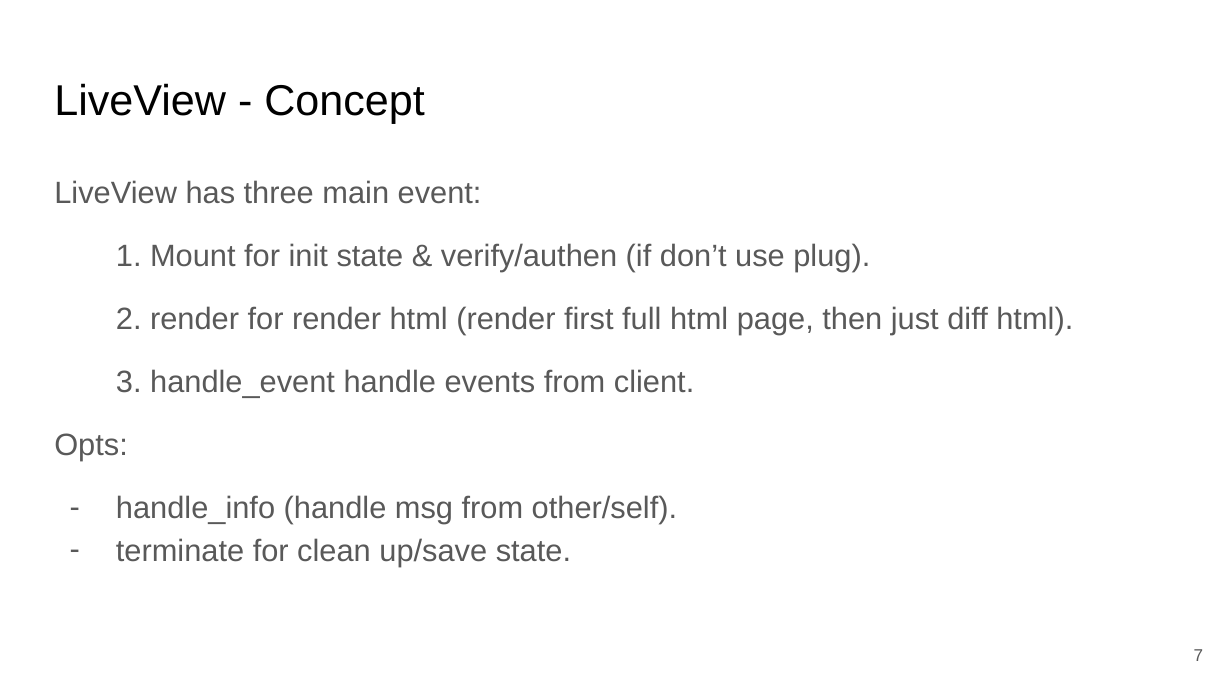
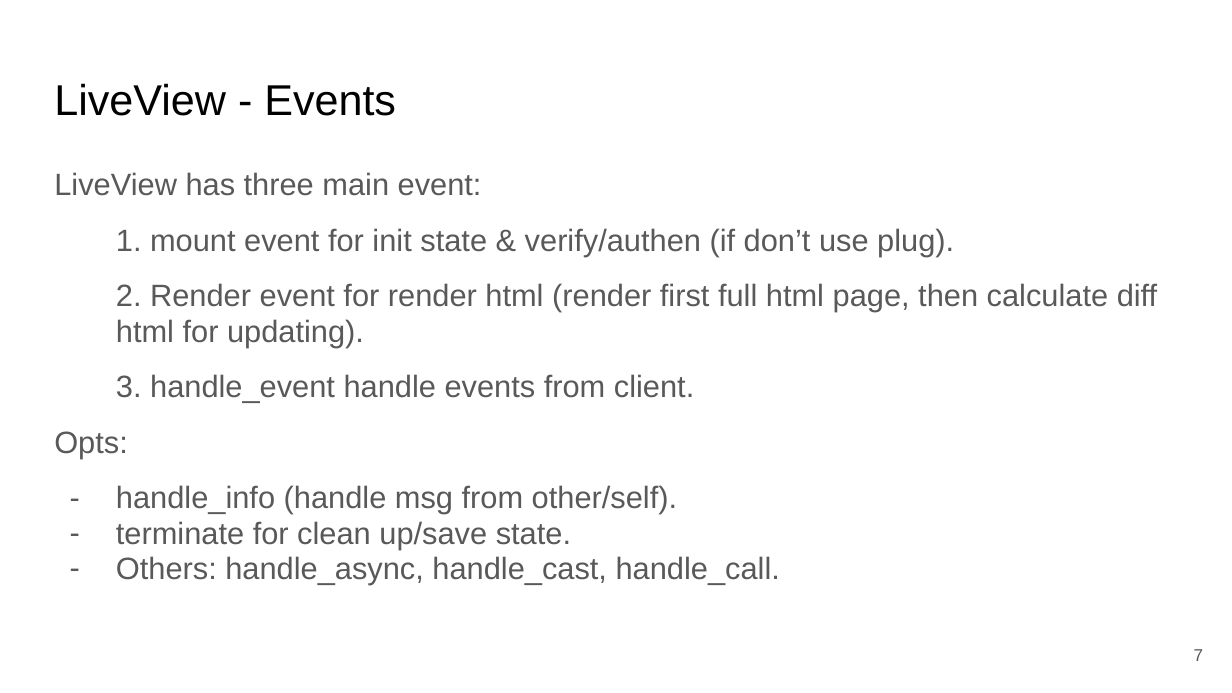
Before and after one commit to ohhi-vn/live_pub_demo, a slide deck: slide 7 of slide/Phoenix LiveView & Pubsub for Realtime & Scalable web app.pptx. Drawn at 1232x693 pixels with LibreOffice and Linux fonts; fonts in the diff are those of the drawing. Boxes give left, top, right and bottom in pixels: in the first picture for what was removed or moved away, otherwise in the second. Text is boxed around its words. In the diff, an @@ line names an element or a change of style, - is before the commit and + after.

```diff
--- a/slide/Phoenix LiveView & Pubsub for Realtime & Scalable web app.pptx
+++ b/slide/Phoenix LiveView & Pubsub for Realtime & Scalable web app.pptx
@@ title at (54,83,396,116): text changed @@
-LiveView - Concept
+LiveView - Events
@@ text at (54,172,694,549): line spacing 1.15 to 0.95 @@
@@ text at (116,228,1158,347): text changed @@
-1. Mount for init state & verify/authen (if don’t use plug).
-2. render for render html (render first full html page, then just diff html).
+1. mount event for init state & verify/authen (if don’t use plug).
+2. Render event for render html (render first full html page, then calculate diff html for updating).
@@ text at (116,556,780,584): paragraph added @@
+– Others: handle_async, handle_cast, handle_call.
```
Also in this commit, not shown: 10 other slides changed, 1 slide added.
